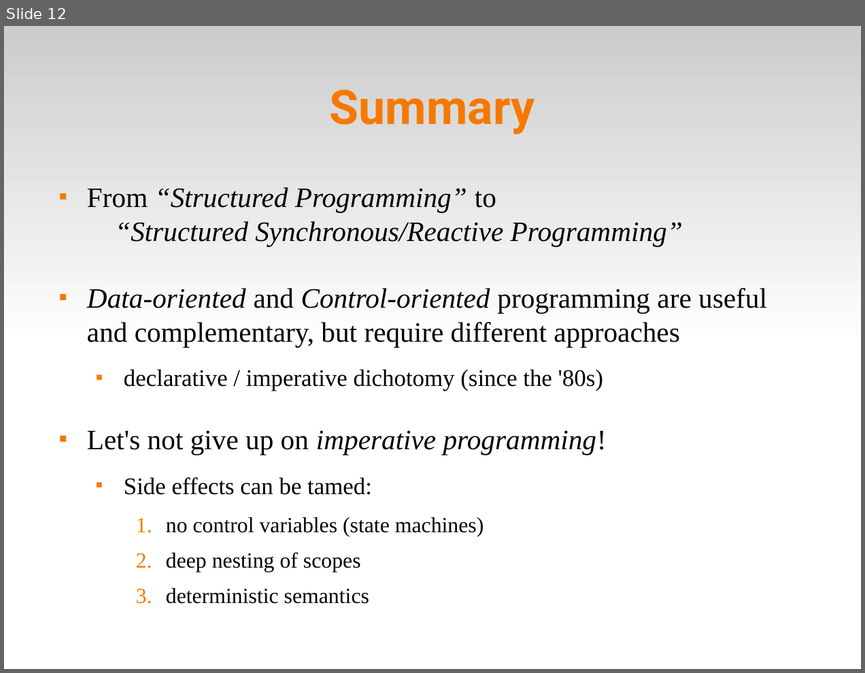
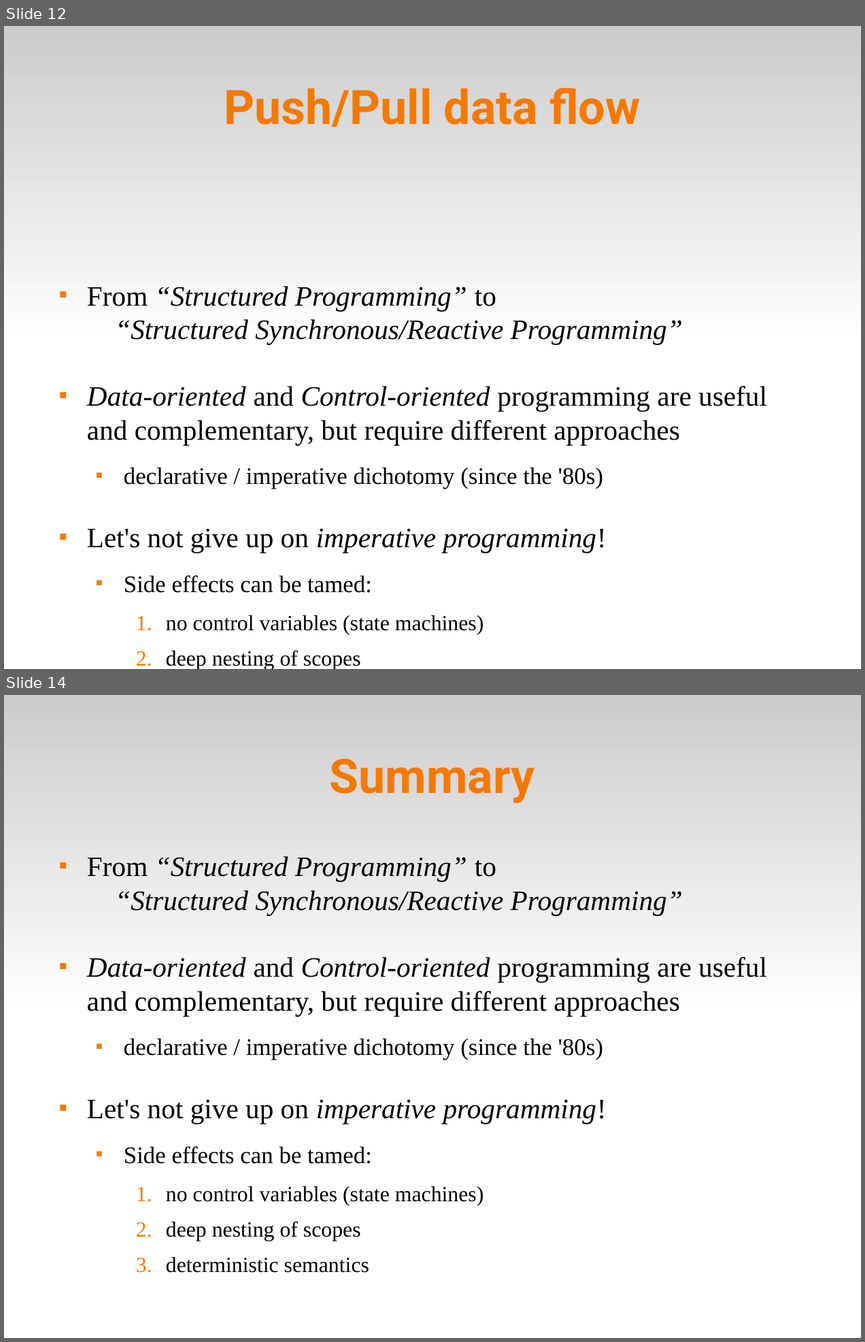
Before and after one commit to fsantanna-no/ceu-docs, a slide deck: ceu_curryon.odp. Shown one above the other, each under a label of ours: slide 12 before the commit, slides 12 and 14 after it; the slides between them are not shown. The pictures are 865x673 and 865x1342 pixels, drawn with LibreOffice and Linux fonts; fonts in the diff are those of the drawing. Boxes give left, top, right and bottom in pixels: in the first picture for what was removed or moved away, otherwise in the second. Text is boxed around its words. In the diff, an @@ line names an element or a change of style, - is before the commit and + after.

```diff
--- a/ceu_curryon.odp
+++ b/ceu_curryon.odp
@@ slide 12 added at box(4, 26, 861, 669), background #FFFFFF; not listed: 1 template element that a slide beside it also shows @@
@@ title added at box(224, 88, 640, 127), 44 pt, text #F57900, bold @@
+Push/Pull data flow
@@ text added at box(87, 286, 767, 669), 26 pt, text #000000 @@
+■ From “Structured Programming” to “Structured Synchronous/Reactive Programming”
+■ Data-oriented and Control-oriented programming are useful and complementary, but require different approaches
+  ■ declarative / imperative dichotomy (since the '80s)
+■ Let's not give up on imperative programming!
+  ■ Side effects can be tamed:
+    1. no control variables (state machines)
+    2. deep nesting of scopes
+    3. deterministic semantics
@@ what was slide 12 is now slide 14 @@
```
Also in this commit, not shown: 3 slides changed, 1 other slide added.
